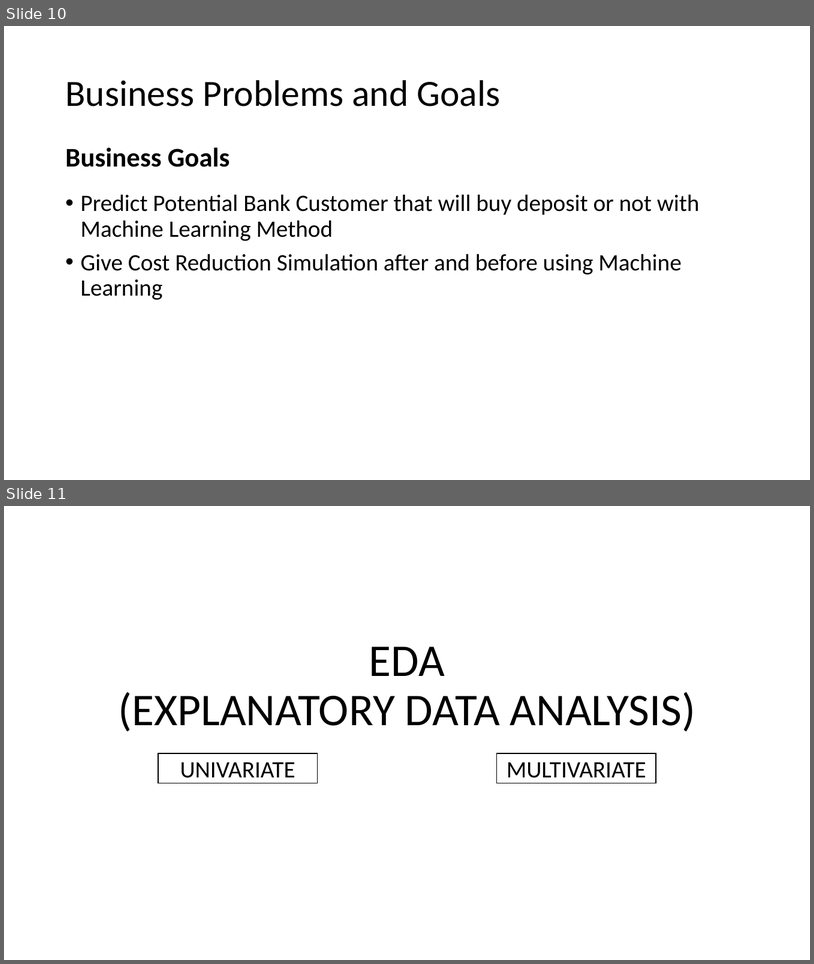
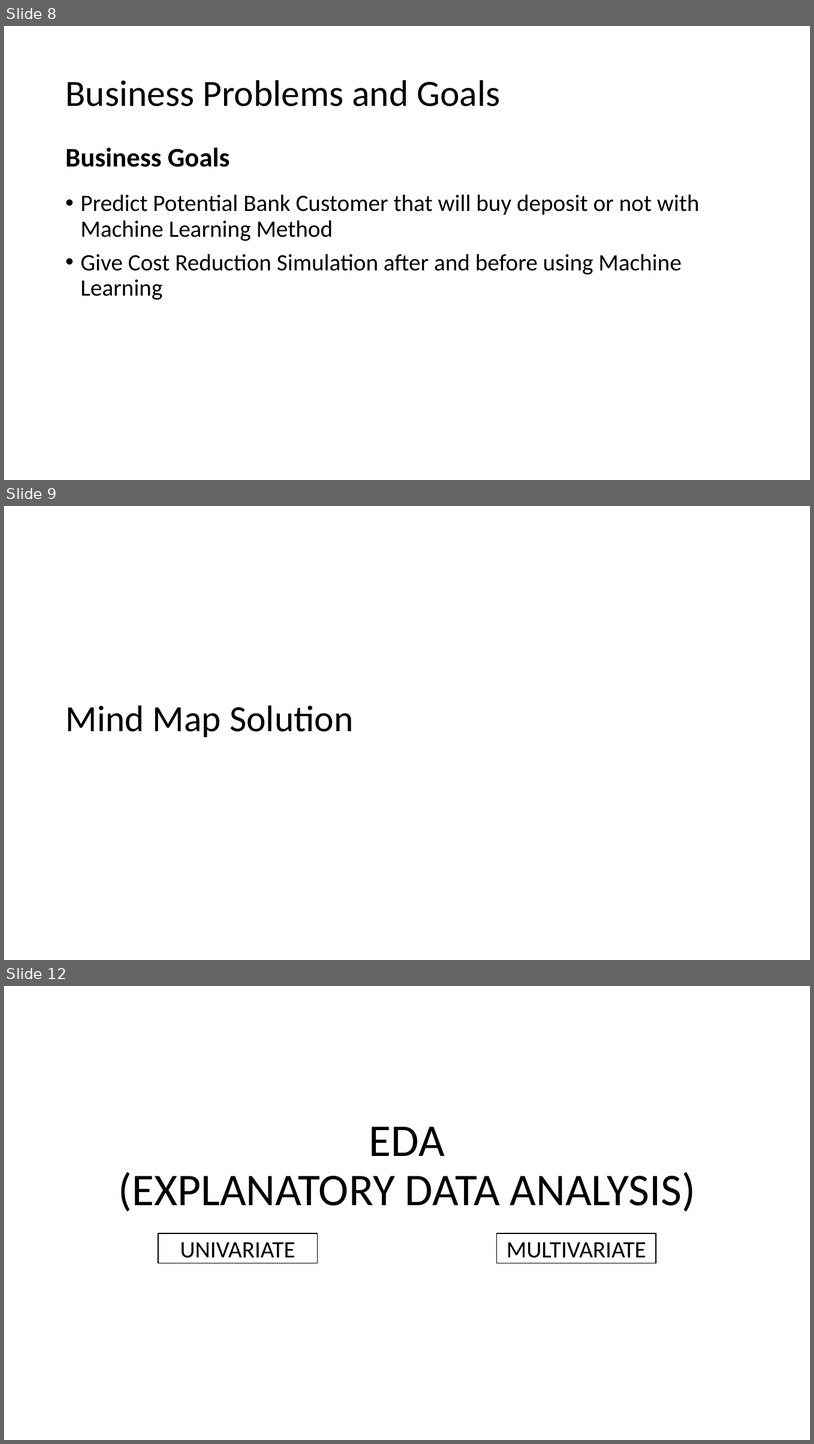
Before and after one commit to abdullahayas123/Tes-Model-Marketing-Scipy, a slide deck: Presentation-1.pptx. Shown one above the other, each under a label of ours: slides 10 and 11 before the commit, slides 8, 9 and 12 after it; the slides between them are not shown. The pictures are 814x964 and 814x1444 pixels, drawn with LibreOffice and Linux fonts; fonts in the diff are those of the drawing. Boxes give left, top, right and bottom in pixels: in the first picture for what was removed or moved away, otherwise in the second. Text is boxed around its words. In the diff, an @@ line names an element or a change of style, - is before the commit and + after.

```diff
--- a/Presentation-1.pptx
+++ b/Presentation-1.pptx
@@ slide 9 added at (4,506,810,960), background #FFFFFF @@
@@ title added at (65,705,353,737), 44 pt, text #000000 @@
+Mind Map Solution
@@ what was slide 10 is now slide 8 @@
@@ what was slide 11 is now slide 12 @@
```
Also in this commit, not shown: 7 slides changed, 1 other slide added.
